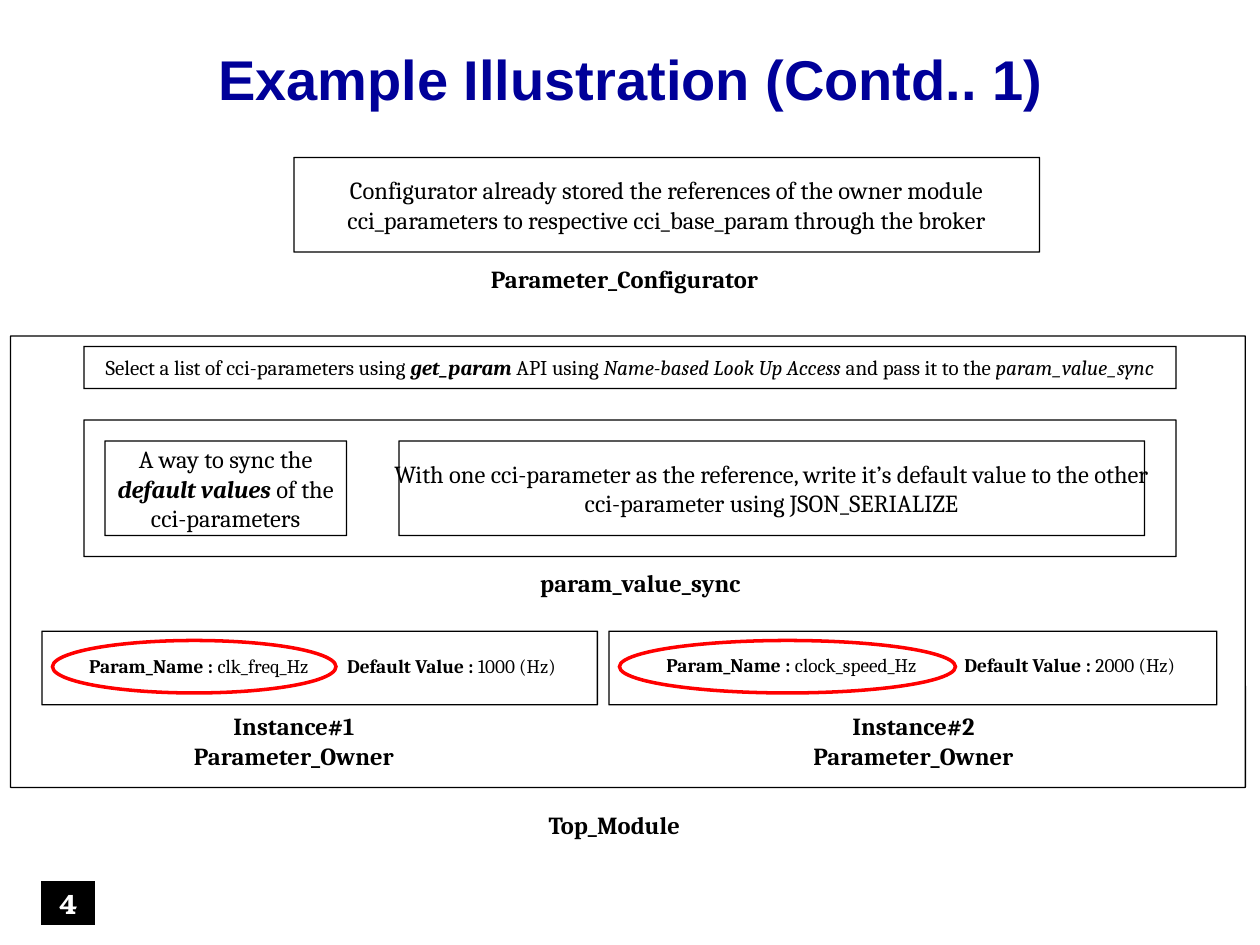
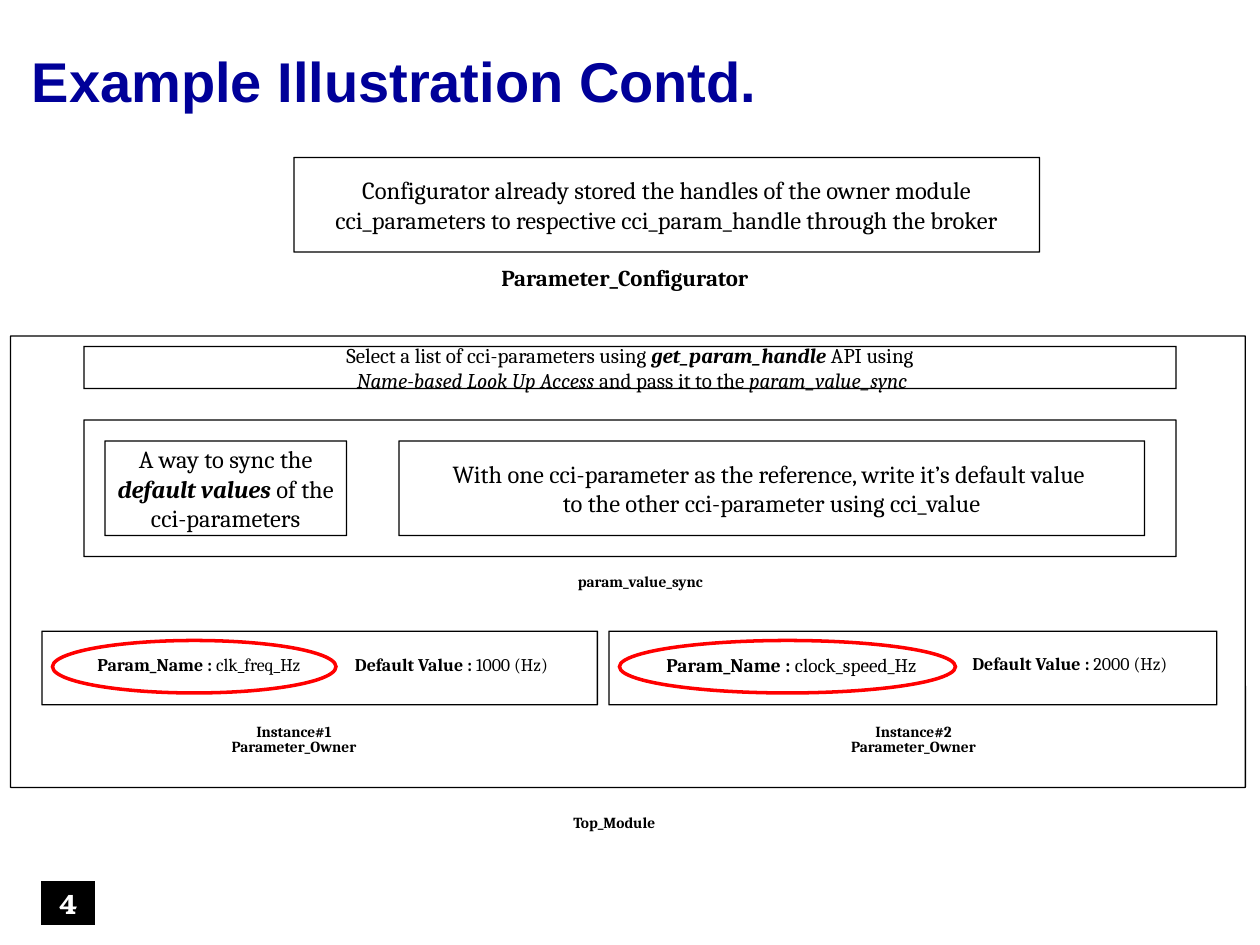
Before and after one commit to accellera-official/cci, a slide deck: slide 4 of examples/ex11_Searching_and_Directly_Associating_Parameters/docs/ex11_Searching_and_Directly_Associating_Parameters.ppt. Drawn at 1260x945 pixels with LibreOffice and Linux fonts; fonts in the diff are those of the drawing; background and template pictures are left out. Boxes give left, top, right and bottom in pixels: in the first picture for what was removed or moved away, otherwise in the second. Text is boxed around its words. In the diff, an @@ line names an element or a change of style, - is before the commit and + after.

Commit message:
examples update

```diff
--- a/examples/ex11_Searching_and_Directly_Associating_Parameters/docs/ex11_Searching_and_Directly_Associating_Parameters.ppt
+++ b/examples/ex11_Searching_and_Directly_Associating_Parameters/docs/ex11_Searching_and_Directly_Associating_Parameters.ppt
@@ text "Example Illustration Contd.": place and size @@
-text "Example Illustration Contd." at (33,20,1230,146)
+text "Example Illustration Contd." at (32,61,756,113)
@@ text at (32,61,756,113): text changed @@
-Example Illustration (Contd.. 1)
+Example Illustration Contd.
@@ text in rounded rectangle at (335,181,997,235): text changed @@
-Configurator already stored the references of the owner module
-cci_parameters to respective cci_base_param through the broker
+Configurator already stored the handles of the owner module
+cci_parameters to respective cci_param_handle through the broker
@@ text "Parameter_Configurator" at (501,270,748,291): size 14 to 12.9 pt; line spacing 1 to 0.9 @@
@@ text in rounded rectangle at (346,346,914,393): text changed @@
-Select a list of cci-parameters using get_param API using Name-based Look Up Access and pass it to the param_value_sync
+Select a list of cci-parameters using get_param_handle API using
+Name-based Look Up Access and pass it to the param_value_sync
@@ text in rounded rectangle at (453,465,1084,518): text changed @@
-With one cci-parameter as the reference, write it’s default value to the other
-cci-parameter using JSON_SERIALIZE
+With one cci-parameter as the reference, write it’s default value
+to the other cci-parameter using cci_value
@@ size 11 to 10.2 pt; line spacing 1 to 0.9 in 3 elements at (62,645,336,687), (355,658,548,674), (972,657,1168,673) @@
@@ size 14 to 8.8 pt; line spacing 1 to 0.8 in 4 elements at (578,576,703,591), (573,817,655,832), (232,726,357,754), (851,726,976,754) @@
```
Also in this commit, not shown: 8 other slides changed, 2 slides removed, 7 other files.
